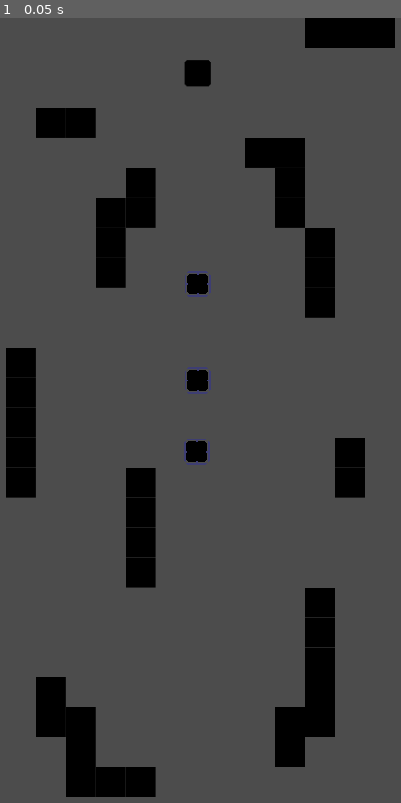
Above: before the commit, frame 1.
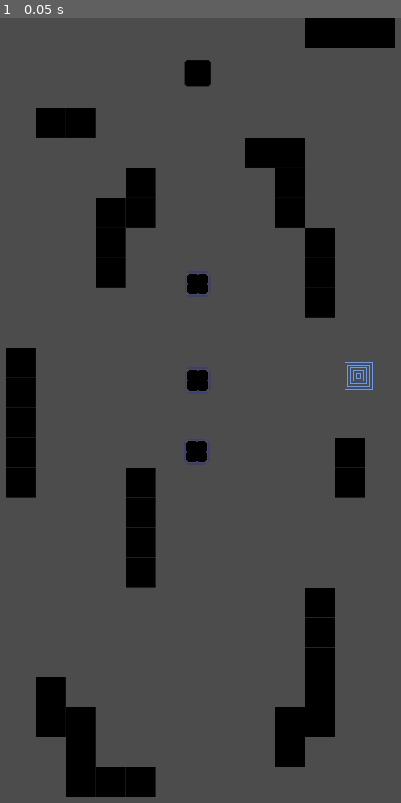
Above: after the commit, the same moment.

Repository: MikaelRoyet/ICantStop
Game: Godot game, scene res://Scene/bacasable.tscn
Same seed, same stepped clock (60 frames per second), same inputs: the game is played once before the commit and once after it. Before the commit the project has no main scene; this scene is started directly in both runs.
Inputs:
- Up to frame 1 (0.05 s): no input

The runs differ from the first frame. In frame 1, less than 0.1% of the frame differs, in the area x 86-94%, y 43-48%.

Commit message:
EndLevel v1.0, TriggerZone v0.1

Diff:
--- a/Scene/Bumper.tscn
+++ b/Scene/Bumper.tscn
@@ -6,7 +6,7 @@
 [sub_resource type="RectangleShape2D" id=1]
 extents = Vector2( 13.86, 13.9615 )
 
-[node name="KinematicBody2D" type="KinematicBody2D" groups=["Bumper"]]
+[node name="Bumper" type="KinematicBody2D" groups=["Bumper"]]
 script = ExtResource( 2 )
 
 [node name="Sprite" type="Sprite" parent="."]
--- /dev/null
+++ b/Scene/EndLevel.tscn
@@ -0,0 +1,14 @@
+[gd_scene load_steps=3 format=2]
+
+[ext_resource path="res://Sprites/endLevel.png" type="Texture" id=1]
+
+[sub_resource type="RectangleShape2D" id=1]
+extents = Vector2( 15, 15 )
+
+[node name="EndLevel" type="Area2D"]
+
+[node name="Sprite" type="Sprite" parent="."]
+texture = ExtResource( 1 )
+
+[node name="CollisionShape2D" type="CollisionShape2D" parent="."]
+shape = SubResource( 1 )
--- a/Scene/bacasable.tscn
+++ b/Scene/bacasable.tscn
@@ -1,8 +1,9 @@
-[gd_scene load_steps=6 format=2]
+[gd_scene load_steps=7 format=2]
 
 [ext_resource path="res://Sprites/Tilemap/tilemap-Sheet.png" type="Texture" id=1]
 [ext_resource path="res://Scene/Player.tscn" type="PackedScene" id=2]
 [ext_resource path="res://Scene/Bumper.tscn" type="PackedScene" id=3]
+[ext_resource path="res://Scene/EndLevel.tscn" type="PackedScene" id=4]
 
 [sub_resource type="ConvexPolygonShape2D" id=1]
 points = PoolVector2Array( 0, 0, 32, 0, 32, 32, 0, 32 )
@@ -50,3 +51,8 @@
 
 [node name="KinematicBody2D3" parent="." instance=ExtResource( 3 )]
 position = Vector2( 236, 463 )
+
+[node name="EndLevel" parent="." instance=ExtResource( 4 )]
+position = Vector2( 409, 382 )
+
+[connection signal="body_entered" from="EndLevel" to="Player" method="_on_EndLevel_body_entered"]
--- a/Scripts/Player.gd
+++ b/Scripts/Player.gd
@@ -62,3 +62,8 @@
 
 func bounce():
 	setMovement(lastMovement * -1)
+
+
+
+func _on_EndLevel_body_entered(body):
+	print("endlevelge")
--- /dev/null
+++ b/TriggerZone.tscn
@@ -0,0 +1,14 @@
+[gd_scene load_steps=3 format=2]
+
+[ext_resource path="res://Sprites/TriggerZone.png" type="Texture" id=1]
+
+[sub_resource type="RectangleShape2D" id=1]
+extents = Vector2( 15, 15 )
+
+[node name="Area2D" type="Area2D"]
+
+[node name="Sprite" type="Sprite" parent="."]
+texture = ExtResource( 1 )
+
+[node name="CollisionShape2D" type="CollisionShape2D" parent="."]
+shape = SubResource( 1 )
--- a/project.godot
+++ b/project.godot
@@ -11,6 +11,7 @@
 [application]
 
 config/name="MobileGameTest"
+run/main_scene="res://Scene/bacasable.tscn"
 config/icon="res://icon.png"
 
 [autoload]
Binary file added: Sprites/TriggerZone.png
Not shown, added: Sprites/TriggerZone.png.import
Binary file added: Sprites/endLevel.png
Not shown, added: Sprites/endLevel.png.import
